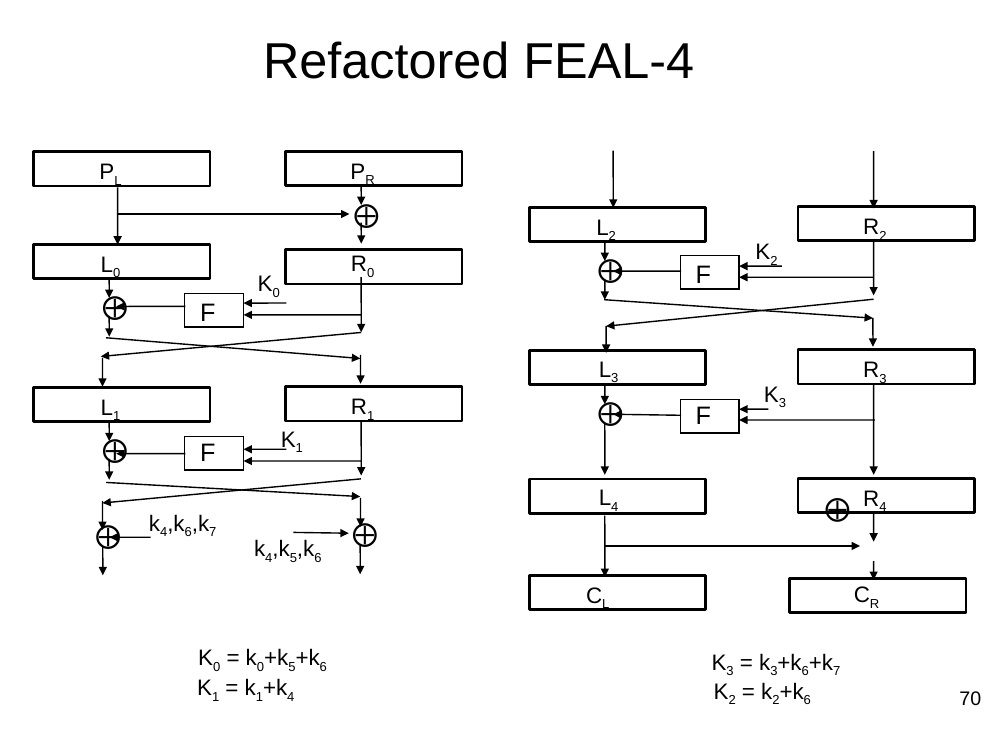
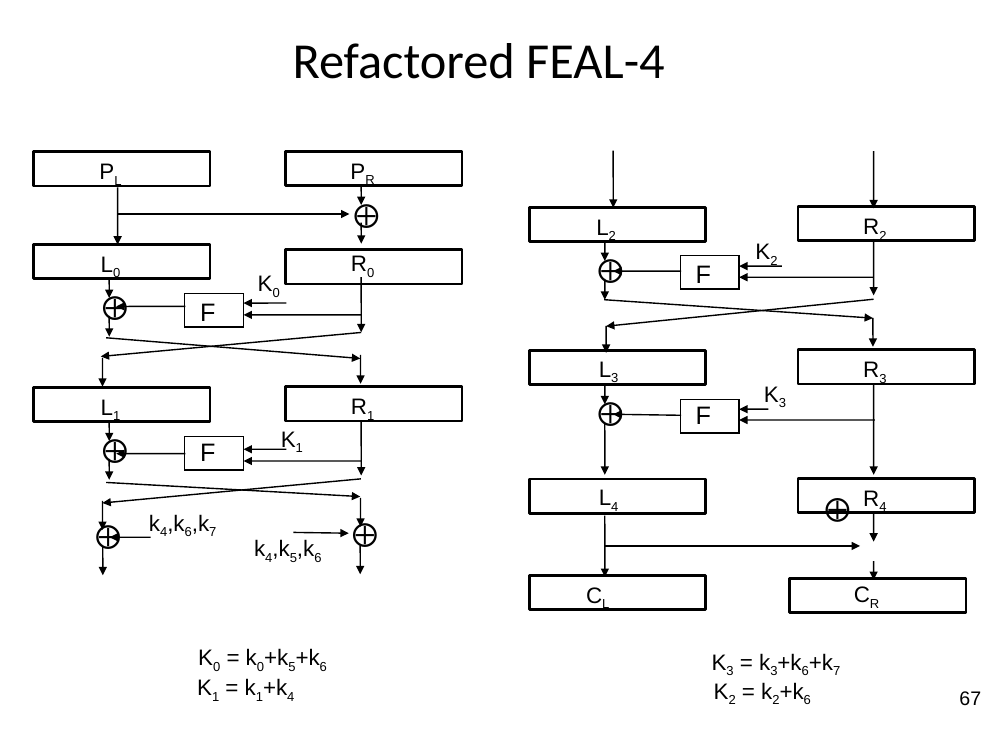
Before and after one commit to jlmucb/class_notes, a slide deck: slide 67 of BerkeleyClass/CS290Spring2013/Lectures/Cryptoclass4.pptx (slide 70 before the commit). Drawn at 1008x756 pixels with LibreOffice and Linux fonts; fonts in the diff are those of the drawing. Boxes give left, top, right and bottom in pixels: in the first picture for what was removed or moved away, otherwise in the second. Text is boxed around its words. In the diff, an @@ line names an element or a change of style, - is before the commit and + after.

Commit message:
Improved FEAL discussion

```diff
--- a/BerkeleyClass/CS290Spring2013/Lectures/Cryptoclass4.pptx
+++ b/BerkeleyClass/CS290Spring2013/Lectures/Cryptoclass4.pptx
@@ title "Refactored FEAL-4" at (293,43,664,79): font Arial to Calibri @@
@@ page number at (959,691,981,706): text changed @@
-70
+67
```
Also in this commit, not shown: 17 other slides changed, 5 slides added, 4 slides removed.
